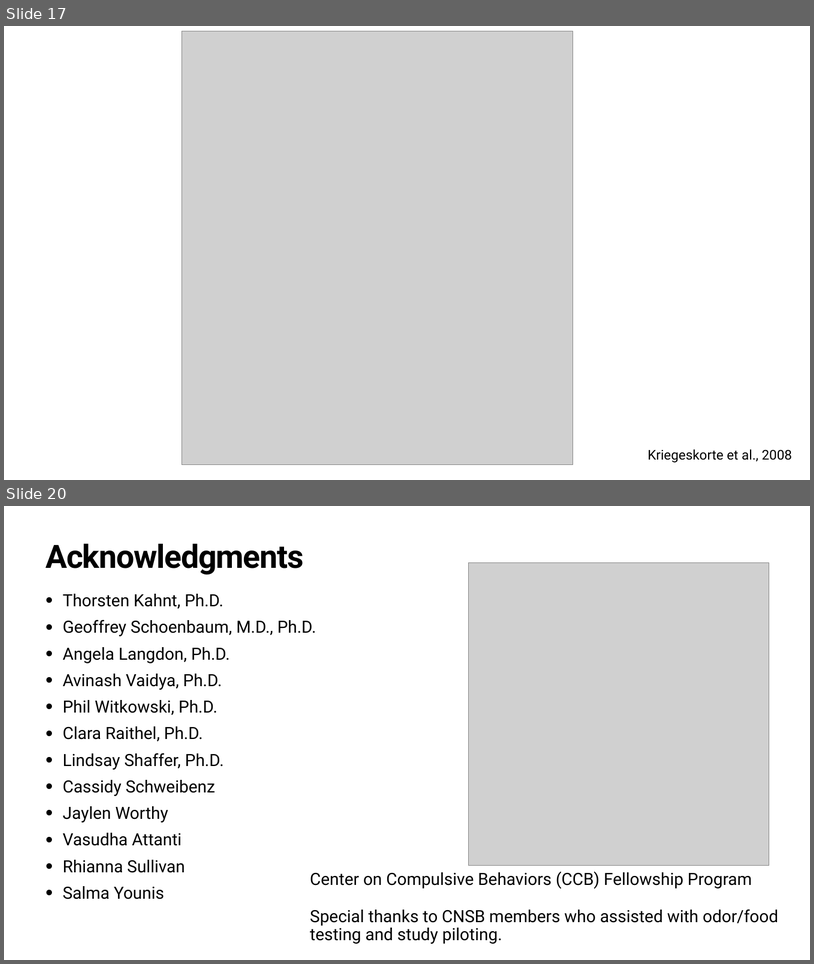
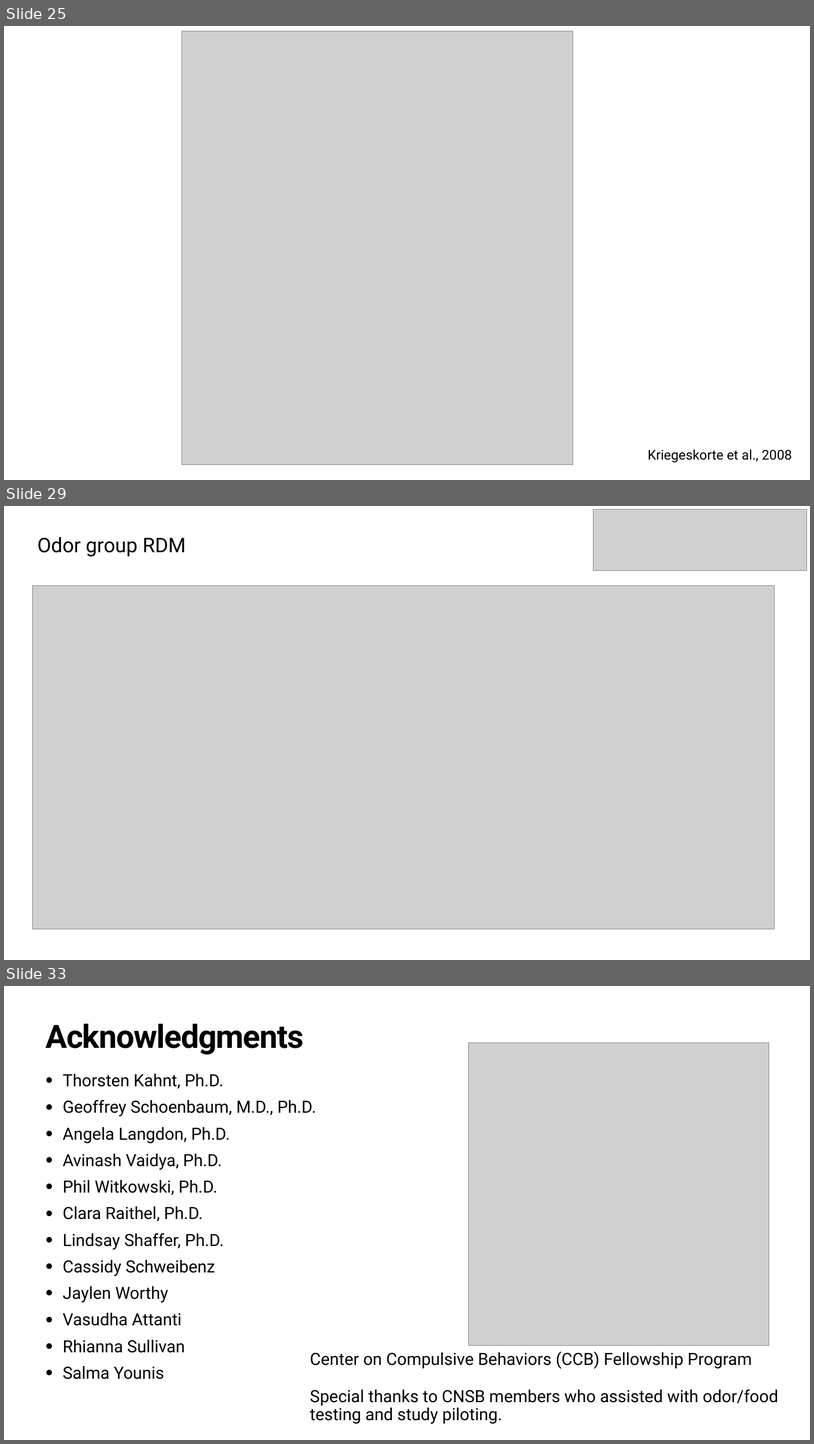
Before and after one commit to QingfangLiu/project-spcd, a slide deck: docs/Joint_lab_meeting.pptx. Shown one above the other, each under a label of ours: slides 17 and 20 before the commit, slides 25, 29 and 33 after it; the slides between them are not shown. The pictures are 814x964 and 814x1444 pixels, drawn with LibreOffice and Linux fonts; fonts in the diff are those of the drawing; grey boxes stand for pictures. Boxes give left, top, right and bottom in pixels: in the first picture for what was removed or moved away, otherwise in the second. Text is boxed around its words. In the diff, an @@ line names an element or a change of style, - is before the commit and + after.

```diff
--- a/docs/Joint_lab_meeting.pptx
+++ b/docs/Joint_lab_meeting.pptx
@@ slide 29 added at (4,506,810,960), background #FFFFFF @@
@@ picture added at (594,510,807,570) @@
@@ text added at (38,537,186,556), 48 pt, text #000000 @@
+Odor group RDM
@@ picture added at (32,585,775,929) @@
@@ what was slide 17 is now slide 25 @@
@@ what was slide 20 is now slide 33 @@
```
Also in this commit, not shown: 1 slide changed, 13 other slides added, 1 slide removed.
